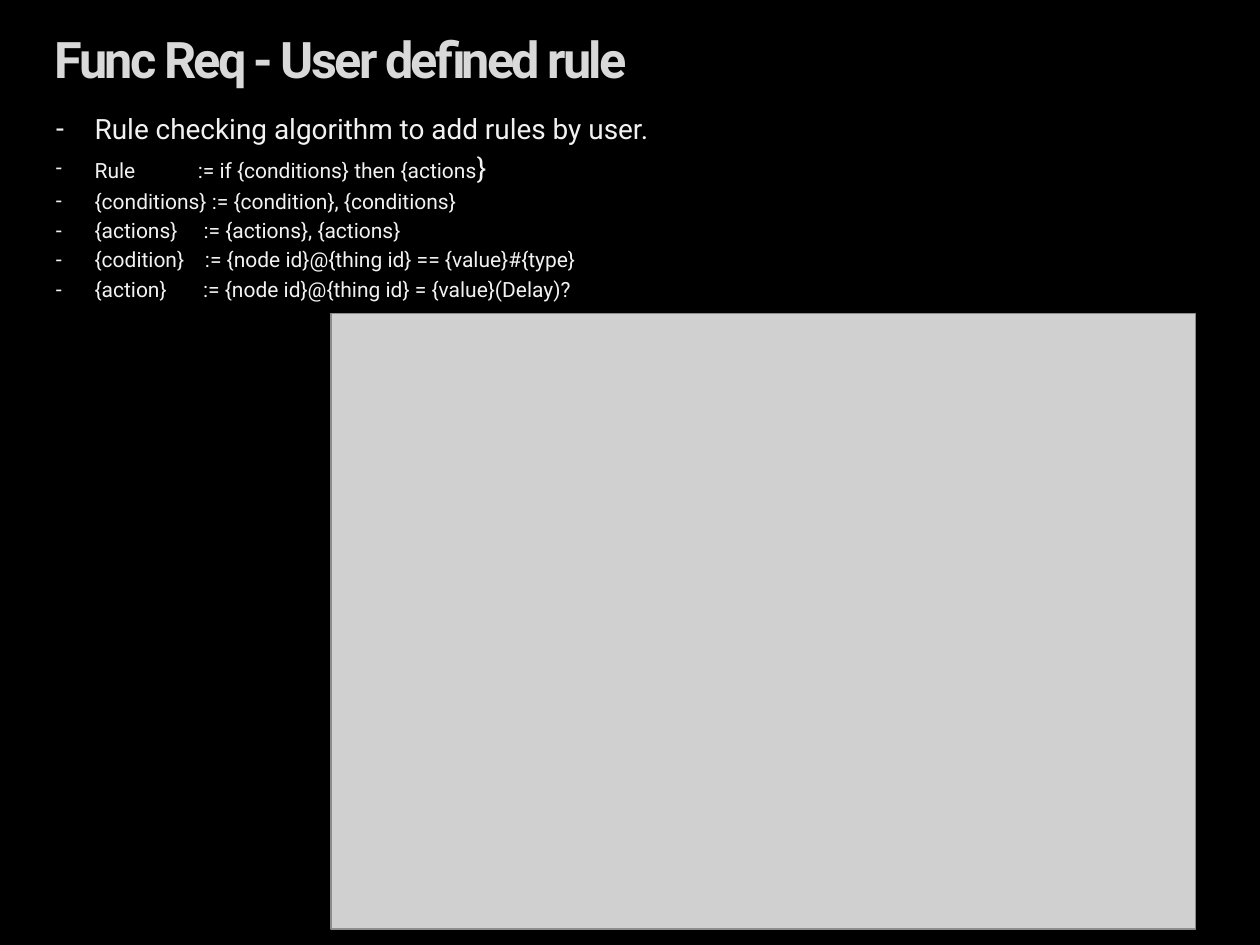
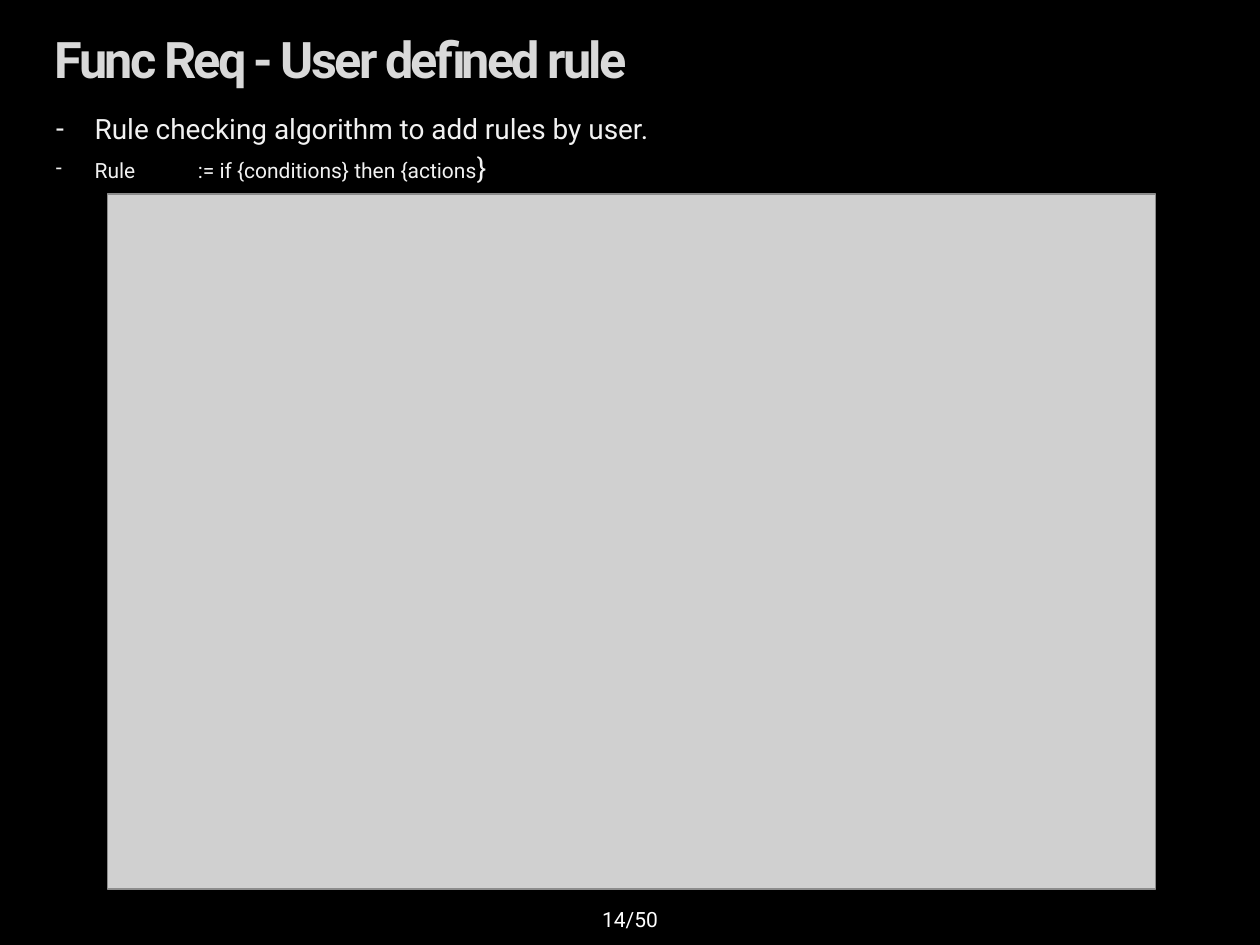
Before and after one commit to youkkwon/smarthome, a slide deck: slide 14 of doc/Docs/IoT System Final Presentation_0624 - bohyun.pptx. Drawn at 1260x945 pixels with LibreOffice and Linux fonts; fonts in the diff are those of the drawing; grey boxes stand for pictures; background and template pictures are left out. Boxes give left, top, right and bottom in pixels: in the first picture for what was removed or moved away, otherwise in the second. Text is boxed around its words. In the diff, an @@ line names an element or a change of style, - is before the commit and + after.

Commit message:
Docs- Rule Manager

```diff
--- a/doc/Docs/IoT System Final Presentation_0624 - bohyun.pptx
+++ b/doc/Docs/IoT System Final Presentation_0624 - bohyun.pptx
@@ text at [95, 192, 575, 302]: paragraphs removed @@
-– {conditions} := {condition}, {conditions}
-– {actions} := {actions}, {actions}
-– {codition} := {node id}@{thing id} == {value}#{type}
-– {action} := {node id}@{thing id} = {value}(Delay)?
@@ picture: place and size @@
-picture at [331, 314, 1196, 929]
+picture at [107, 194, 1155, 890]
```
Also in this commit, not shown: 1 other file.
